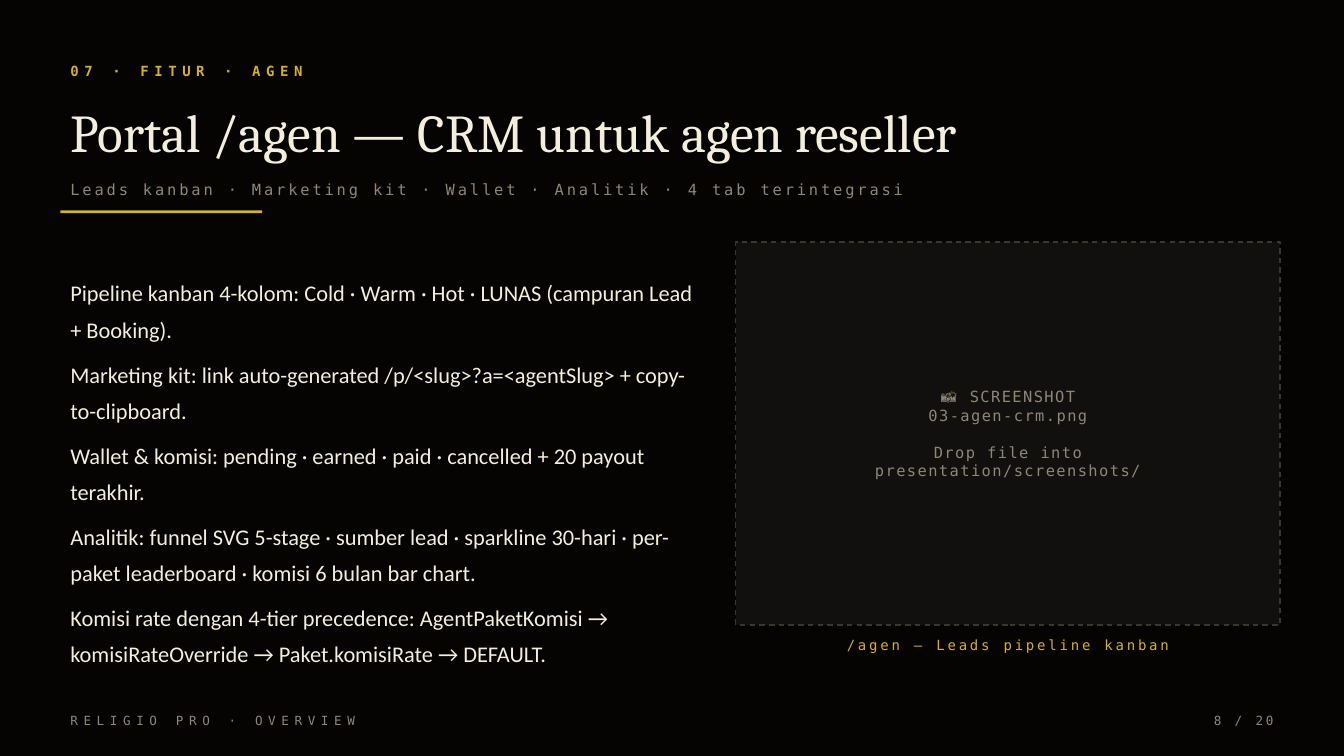
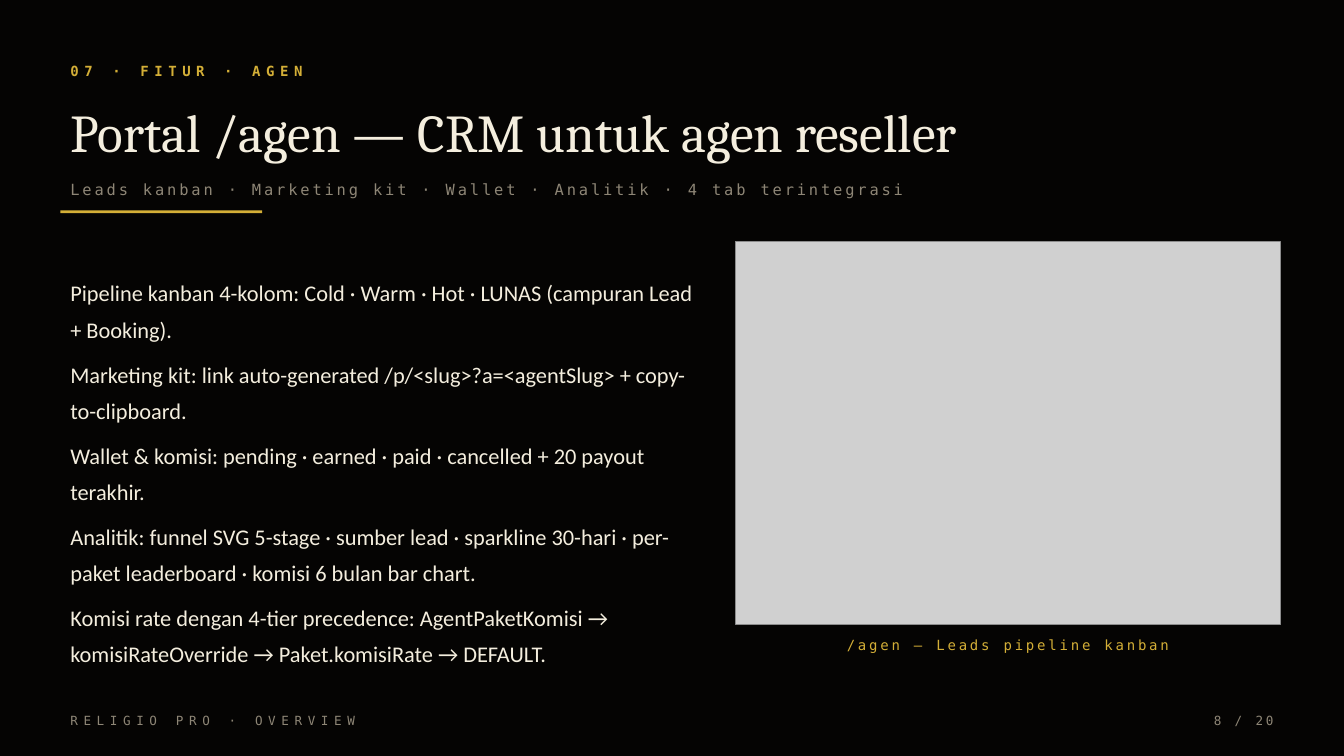
Before and after one commit to galihsidik86/travel, a slide deck: slide 8 of presentation/religio-pro.pptx. Drawn at 1344x756 pixels with LibreOffice and Linux fonts; fonts in the diff are those of the drawing; grey boxes stand for pictures. Boxes give left, top, right and bottom in pixels: in the first picture for what was removed or moved away, otherwise in the second. Text is boxed around its words. In the diff, an @@ line names an element or a change of style, - is before the commit and + after.

```diff
--- a/presentation/religio-pro.pptx
+++ b/presentation/religio-pro.pptx
@@ rectangle removed at (736, 242, 1280, 625) @@
@@ picture added at (736, 242, 1280, 625) @@
@@ text removed at (875, 390, 1140, 479) @@
-📸 SCREENSHOT
-03-agen-crm.png
-Drop file into
-presentation/screenshots/
```
Also in this commit, not shown: 7 other slides changed, 4 other files.
